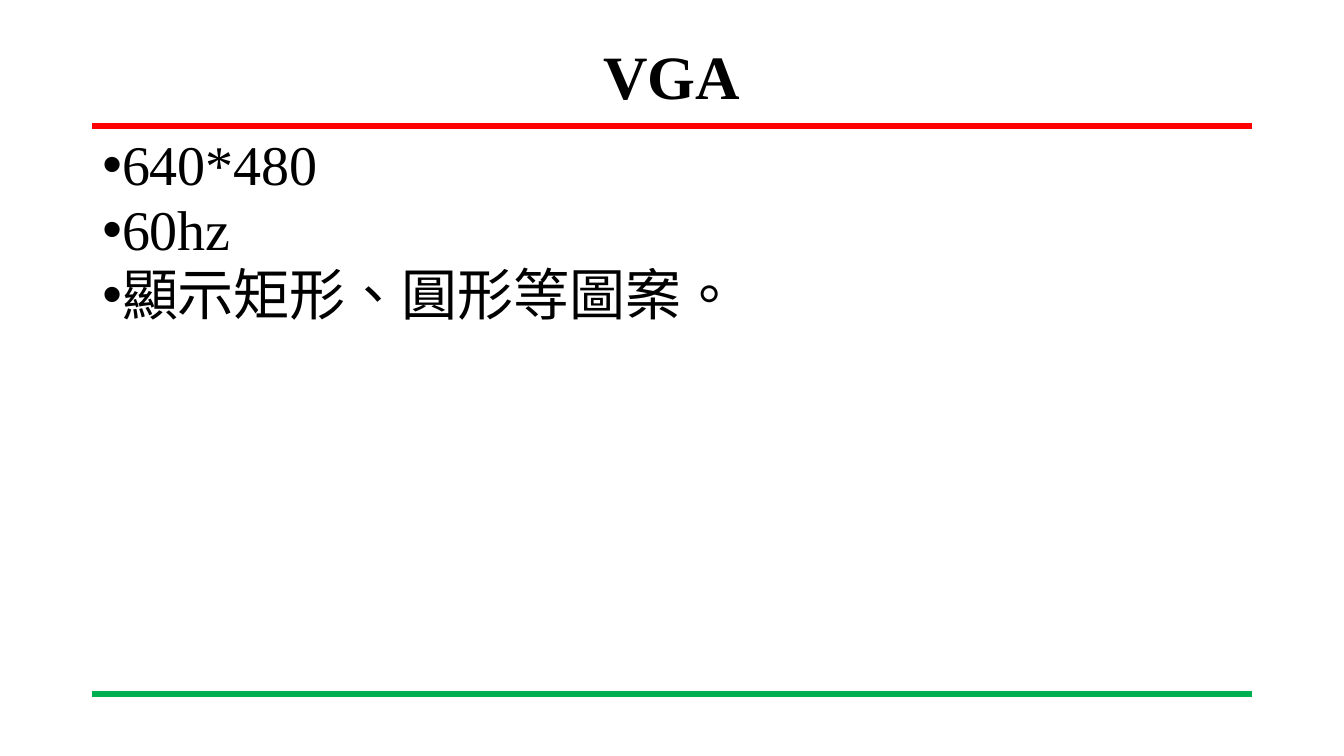
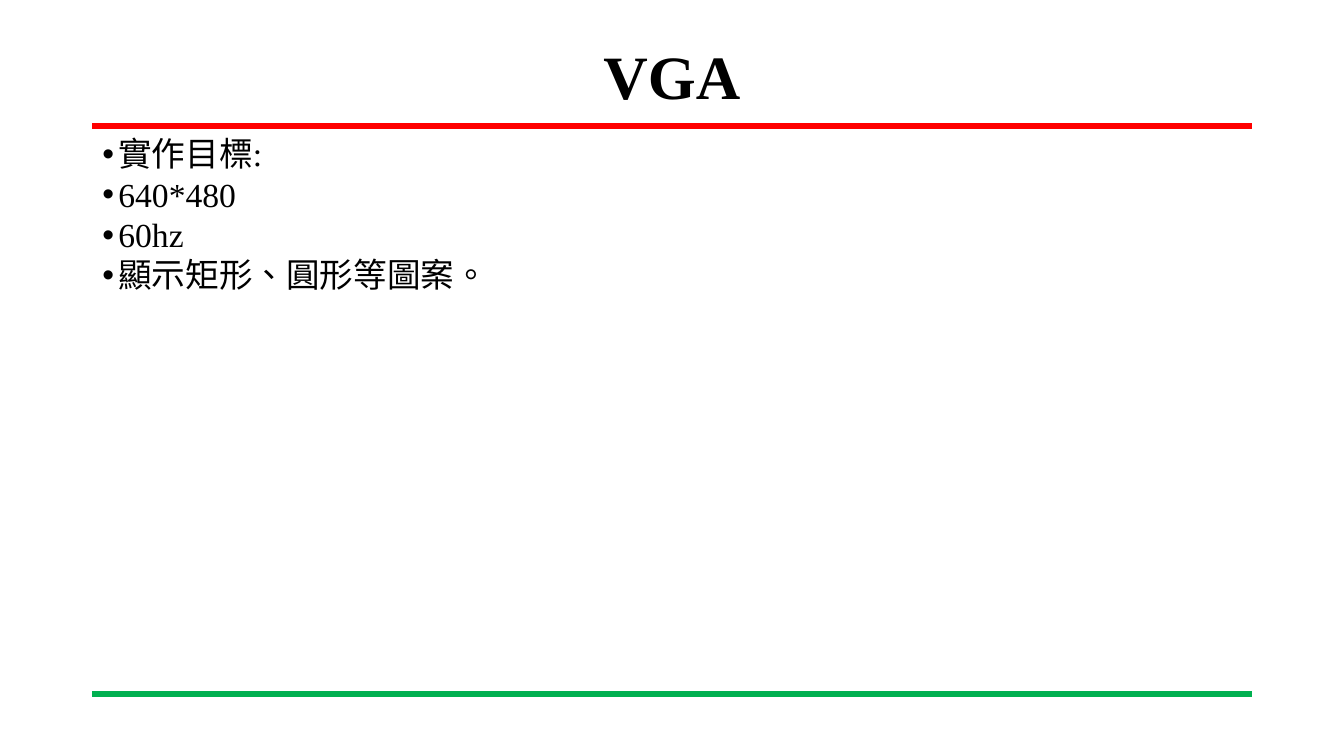
Before and after one commit to yihong92/FPGA, a slide deck: slide 2 of HW5/HW5-1 VGA顯示/HW5-1 VGA顯示.pptx. Drawn at 1344x756 pixels with LibreOffice and Linux fonts; fonts in the diff are those of the drawing; background and template pictures are left out. Boxes give left, top, right and bottom in pixels: in the first picture for what was removed or moved away, otherwise in the second. Text is boxed around its words. In the diff, an @@ line names an element or a change of style, - is before the commit and + after.

```diff
--- a/HW5/HW5-1 VGA顯示/HW5-1 VGA顯示.pptx
+++ b/HW5/HW5-1 VGA顯示/HW5-1 VGA顯示.pptx
@@ text at <box>118,137,262,169</box>: paragraph added @@
+• 實作目標:
@@ text at <box>118,184,488,290</box>: size 40 to 24 pt in "640*480", "60hz", "顯示矩形、圓形等圖案。" @@
```
Also in this commit, not shown: 5 other slides changed, 1 slide added, 12 slides removed, 1 other file.
